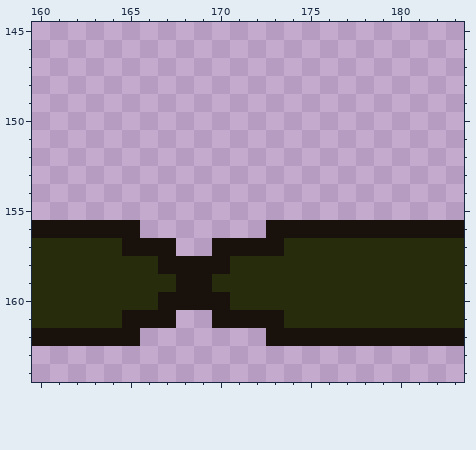
Pixel-art file: assets/pieces.ase. Above: the version before the commit.
192x165 pixels, 1 frame. Colours within 5 levels of each other are drawn and written as one. Shown: x 160..183, y 145..164. The old version is drawn lined up with the new one. The commit also changed other parts of the picture, which this record leaves out.
And afterwards:
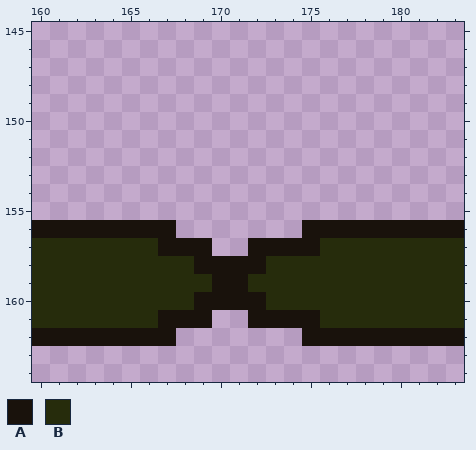
Palette (. is transparent): A #19120c  B #262c0c
The edit:
drawings rearranged on the sheet (the old picture shows each at its new place; 2 dropped ones are not shown)
@@ x 163..177 @@
 155 ...............
-156 AAA.......AAAAA
-157 BBAAA..AAAABBBB
-158 BBBBAAAABBBBBBB
-159 BBBBBAABBBBBBBB
-160 BBBBAAAABBBBBBB
-161 BBAAA..AAAABBBB
-162 AAA.......AAAAA
+156 AAAAA.......AAA
+157 BBBBAAA..AAAABB
+158 BBBBBBAAAABBBBB
+159 BBBBBBBAABBBBBB
+160 BBBBBBAAAABBBBB
+161 BBBBAAA..AAAABB
+162 AAAAA.......AAA
 163 ...............
Changed places in both pictures, as pixel boxes (x1, y1, x2, y2):
changed: (122, 220, 320, 346)
